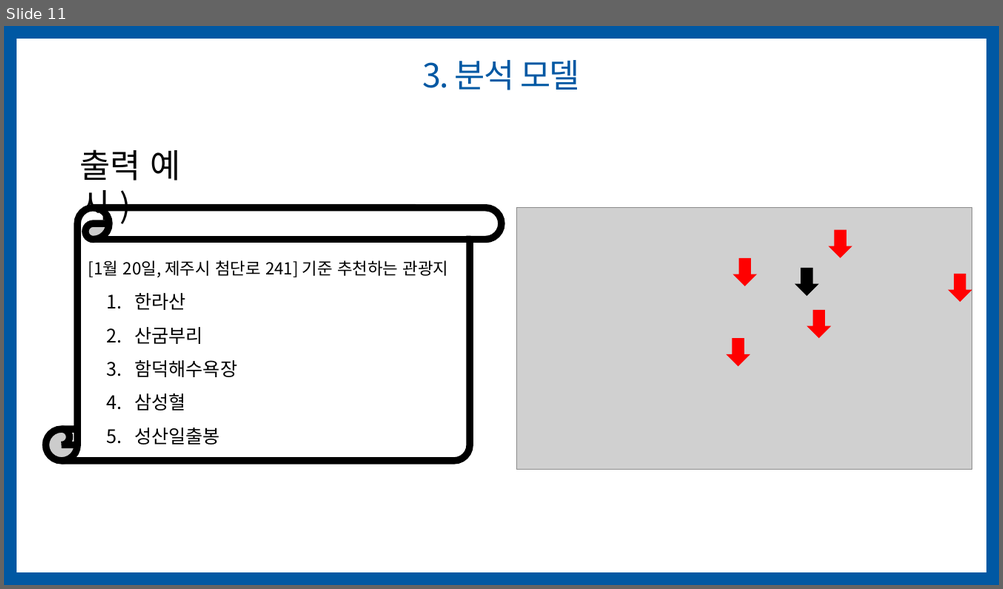
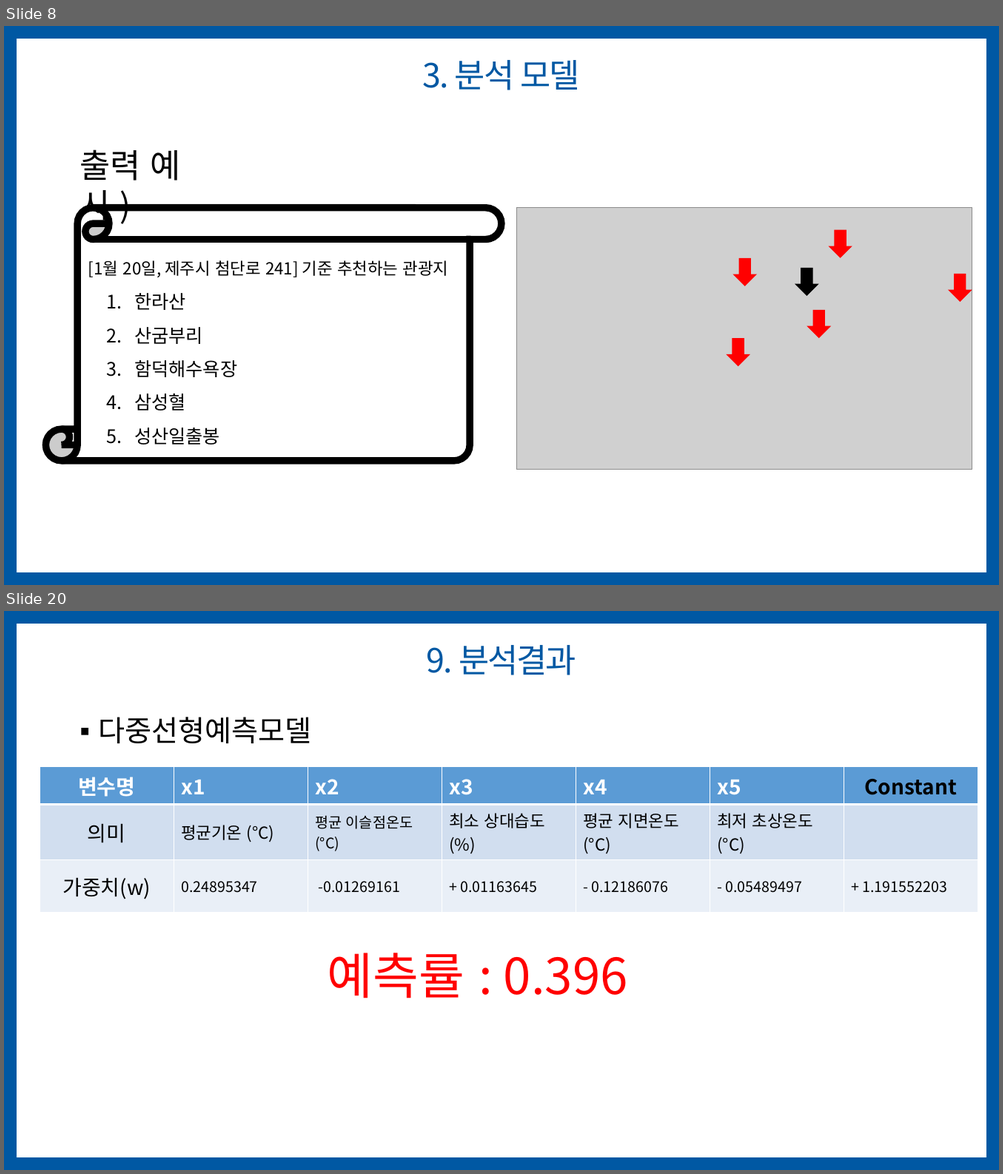
Before and after one commit to jihyeyun00/teamproject_python, a slide deck: 2차 팀프로젝트/6조_날씨-거리-만족도 기반의 제주도 관광지 추천(이현창,김동훈,김호경,윤지혜).pptx. Shown one above the other, each under a label of ours: slide 11 before the commit, slides 8 and 20 after it; the slides between them are not shown. The pictures are 1003x589 and 1003x1174 pixels, drawn with LibreOffice and Linux fonts; fonts in the diff are those of the drawing; grey boxes stand for pictures. Boxes give left, top, right and bottom in pixels: in the first picture for what was removed or moved away, otherwise in the second. Text is boxed around its words. In the diff, an @@ line names an element or a change of style, - is before the commit and + after.

```diff
--- a/2차 팀프로젝트/6조_날씨-거리-만족도 기반의 제주도 관광지 추천(이현창,김동훈,김호경,윤지혜).pptx
+++ b/2차 팀프로젝트/6조_날씨-거리-만족도 기반의 제주도 관광지 추천(이현창,김동훈,김호경,윤지혜).pptx
@@ slide 20 added at box(4, 611, 999, 1170), background #FFFFFF; not listed: 1 template element that a slide beside it also shows @@
@@ title added at box(427, 645, 576, 675), 32 pt, text #0058A3 @@
+9. 분석결과
@@ text added at box(99, 717, 312, 743), 28 pt, text #000000 @@
+▪ 다중선형예측모델
@@ table added at box(40, 767, 980, 903), 3 rows, 7 columns @@
+변수명 | x1 | x2 | x3 | x4 | x5 | Constant
+의미 | 평균기온 (°C) | 평균 이슬점온도(°C) | 최소 상대습도(%) | 평균 지면온도(°C) | 최저 초상온도(°C) | 
+가중치(w) | 0.24895347 | -0.01269161 | + 0.01163645 | - 0.12186076 | - 0.05489497 | + 1.191552203
@@ text added at box(327, 953, 628, 999), 48 pt, text #FF0000 @@
+예측률 : 0.396
@@ what was slide 11 is now slide 8 @@
```
Also in this commit, not shown: 6 slides changed, 11 other slides added, 6 slides removed, 13 other files.
